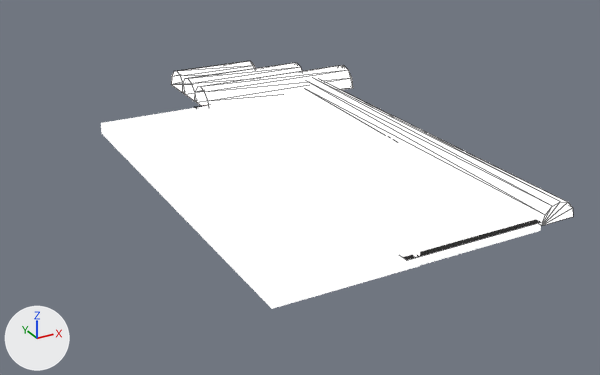
The COLLADA model FruitNinja/assets/door_closed.dae: old version first, new version second.
Rendered twice from a 50 mm camera at (-4.97, -6.44, 4.24) aimed at (0.32, 3.18, -0.57). Arrows for +X, +Y and +Z are at lower left; the lights stay in place. Mesh edges are drawn as thin lines on the coarser meshes.
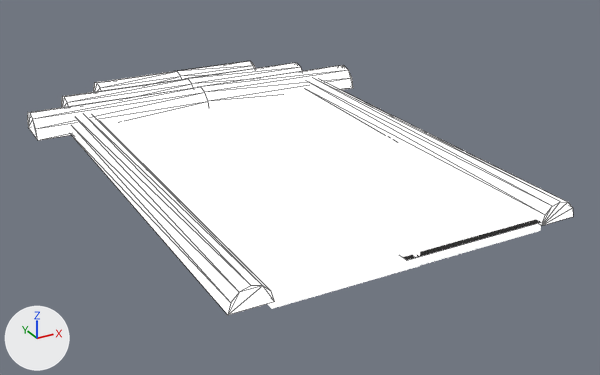
Commit message: closed door

Boxes [x1, y1, x2, y2] around the edits, measured in the pictures (600 x 375 px):
'Cube_015', reshaped (87% wider, 61% taller)
    before: [305, 78, 573, 225]
    after: [71, 78, 573, 315]
'Cube_012', reshaped
    before: [194, 65, 353, 106]
    after: [27, 65, 353, 140]
'Cube_013', reshaped
    before: [182, 63, 302, 103]
    after: [61, 63, 302, 107]
'Cube_014', reshaped
    before: [171, 61, 255, 95]
    after: [93, 61, 255, 92]
part 1 of me_cube_012, added
    after: [27, 87, 209, 140]
part 2 of me_cube_013, added
    after: [61, 79, 193, 107]
part 3 of me_cube_014, added
    after: [93, 71, 182, 92]
part 4 of me_cube_015, added
    after: [71, 114, 275, 315]

The change in detail:
me_cube_012 is used by ob_cube_012; location (0.0, 0.0, 0.0).
me_cube_012 had 14 vertices, 19 faces and spanned x 0.0..2.77, y 5.66..6.33, z -0.1..0.24.
me_cube_012 now has 21 vertices, 38 faces and spans x -2.77..2.77, y 5.66..6.33, z -0.1..0.24.
Part 1, on me_cube_012:
7 new vertices lie (-2.77, 0.0, 0.0) away from vertices in x 0.0, y 5.66..6.33, z -0.1..0.24.
19 new faces join them.
me_cube_013 is used by ob_cube_013; location (0.0, 0.0, 0.0).
me_cube_013 had 14 vertices, 19 faces and spanned x 0.0..2.11, y 6.22..6.89, z -0.1..0.24.
me_cube_013 now has 21 vertices, 38 faces and spans x -2.11..2.11, y 6.22..6.89, z -0.1..0.24.
Part 2, on me_cube_013:
7 new vertices lie (-2.11, 0.0, 0.0) away from vertices in x 0.0, y 6.22..6.89, z -0.1..0.24.
19 new faces join them.
me_cube_014 is used by ob_cube_014; location (0.0, 0.0, 0.0).
me_cube_014 had 14 vertices, 19 faces and spanned x 0.0..1.432, y 6.744..7.416, z -0.1..0.236.
me_cube_014 now has 21 vertices, 38 faces and spans x -1.432..1.432, y 6.744..7.416, z -0.1..0.236.
Part 3, on me_cube_014:
7 new vertices lie (-1.432, 0.0, 0.0) away from vertices in x 0.0, y 6.744..7.416, z -0.1..0.236.
19 new faces join them.
me_cube_015 has 14 vertices, 19 faces and spans x 1.77..2.27, y -0.1..5.89, z -0.1..0.15.
me_cube_015 is used by ob_cube_015; location (0.0, 0.0, 0.0).
me_cube_015 part 4: the loose piece of 14 vertices spanning x 1.77..2.27, y -0.1..5.89, z -0.1..0.15 is copied, and the copy is mirrored in x about the mesh origin; it spans x -2.27..-1.77, y -0.1..5.89, z -0.1..0.15.
